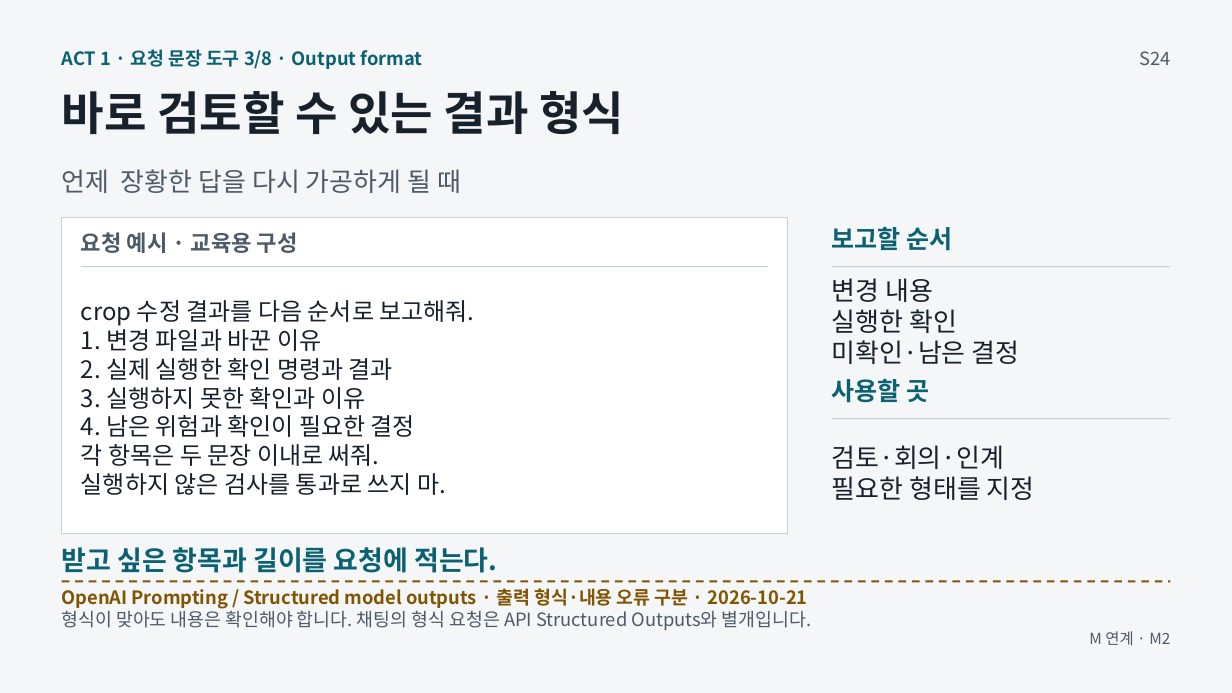
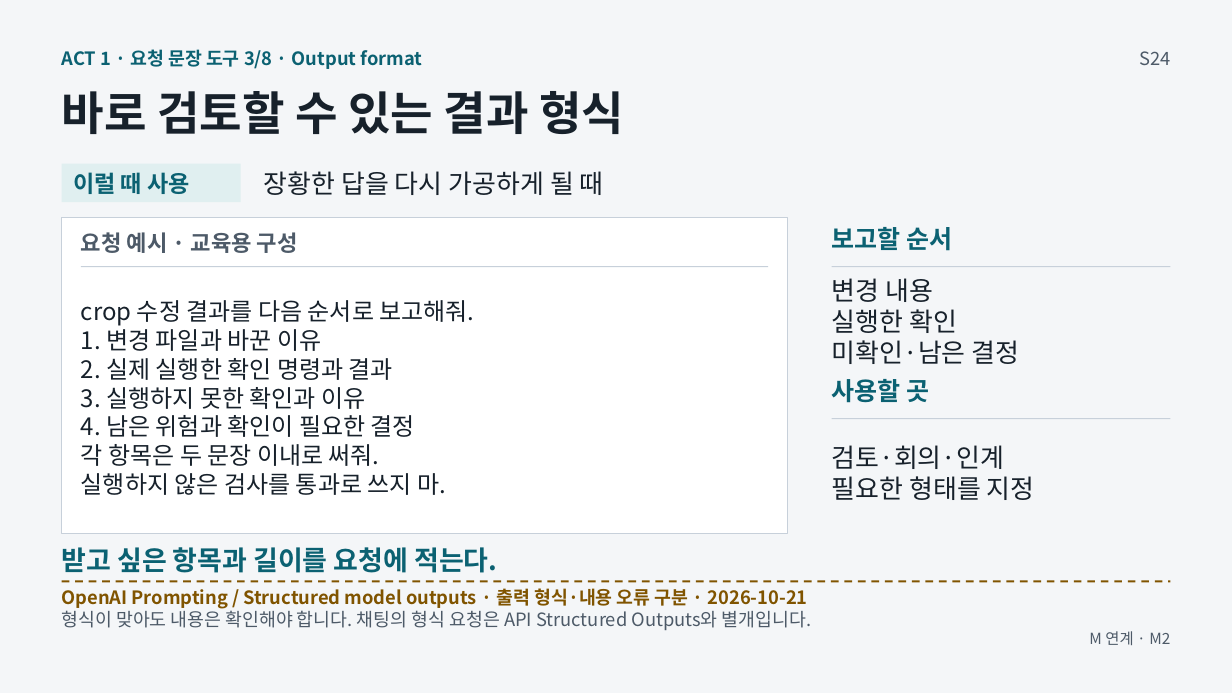
Before and after one commit to GideokKim/ai-dev-training, a slide deck: slide 14 of production/ACT_1.pptx. Drawn at 1232x693 pixels with LibreOffice and Linux fonts; fonts in the diff are those of the drawing. Boxes give left, top, right and bottom in pixels: in the first picture for what was removed or moved away, otherwise in the second. Text is boxed around its words. In the diff, an @@ line names an element or a change of style, - is before the commit and + after.

```diff
--- a/production/ACT_1.pptx
+++ b/production/ACT_1.pptx
@@ rectangle added at [62,164,241,202], fill #E0EFF0 @@
@@ text added at [73,172,190,194], 18 pt, text #0B6172, bold @@
+이럴 때 사용
@@ text at [264,171,604,195]: text changed; text colour #4D5A68 to #17212B @@
-언제 장황한 답을 다시 가공하게 될 때
+장황한 답을 다시 가공하게 될 때
```
Also in this commit, not shown: 7 other slides changed, 31 other files.
